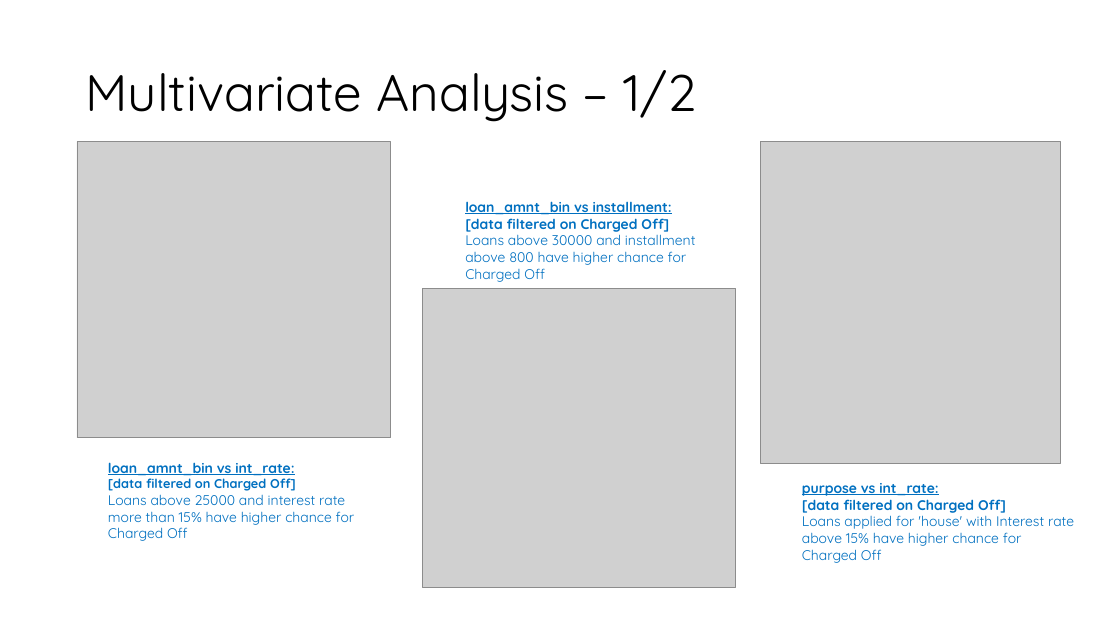
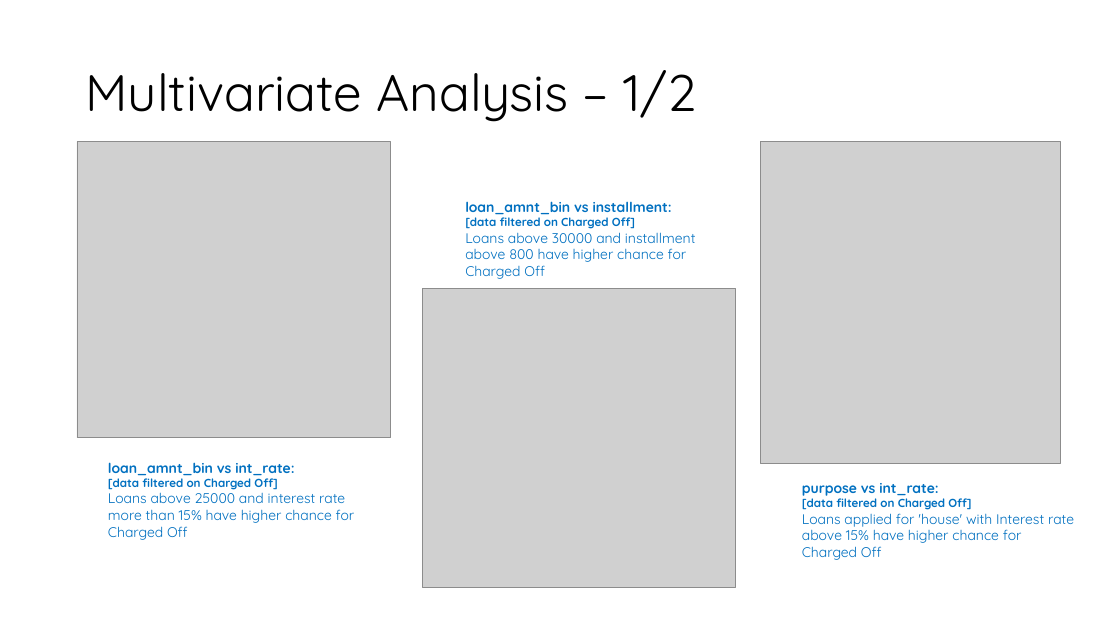
Before and after one commit to sarpsl/LendingClubCaseStudy, a slide deck: slide 15 of Syed_Abdul_Rahim.pptx. Drawn at 1120x630 pixels with LibreOffice and Linux fonts; fonts in the diff are those of the drawing; grey boxes stand for pictures. Boxes give left, top, right and bottom in pixels: in the first picture for what was removed or moved away, otherwise in the second. Text is boxed around its words. In the diff, an @@ line names an element or a change of style, - is before the commit and + after.

```diff
--- a/Syed_Abdul_Rahim.pptx
+++ b/Syed_Abdul_Rahim.pptx
@@ text at bbox=[465, 201, 672, 229]: underline off in "loan_amnt_bin vs installment:"; size 12 to 10 pt in "[data filtered on Charged Off]" @@
@@ text at bbox=[108, 462, 294, 490]: underline off in "loan_amnt_bin vs int_rate:"; size 11 to 10 pt in "[data filtered on Charged Off]" @@
@@ text at bbox=[802, 483, 971, 510]: underline off in "purpose vs int_rate:"; size 12 to 10 pt in "[data filtered on Charged Off]" @@
```
Also in this commit, not shown: 12 other slides changed, 3 slides added, 5 slides removed, 3 other files.
